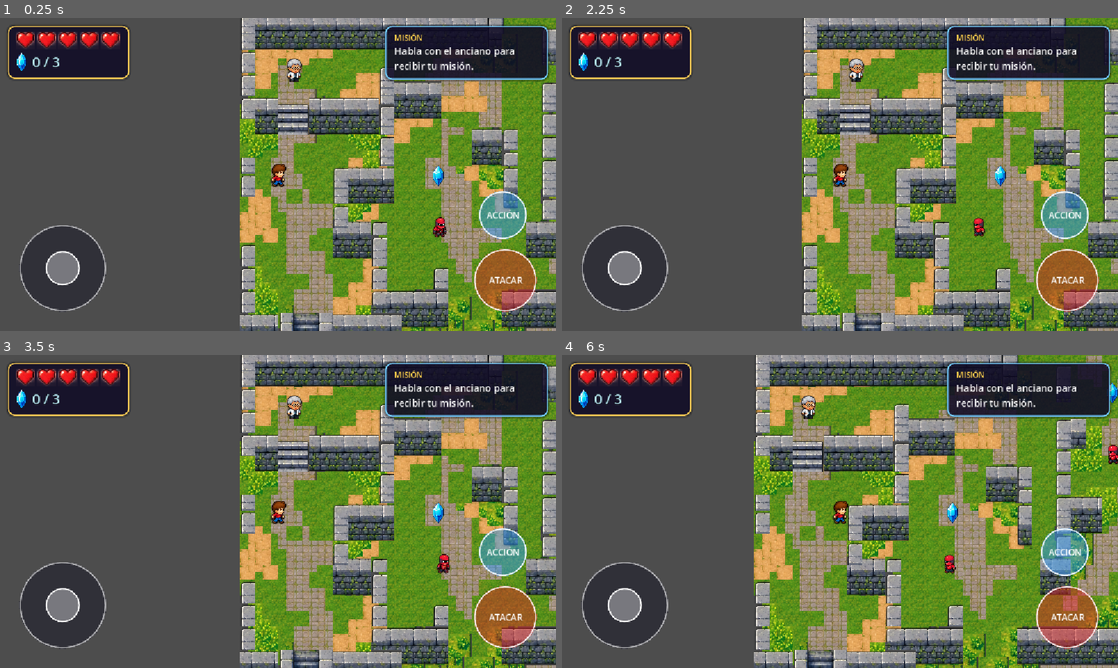
Above: before the commit, frames 1-4 (two rows, left to right).
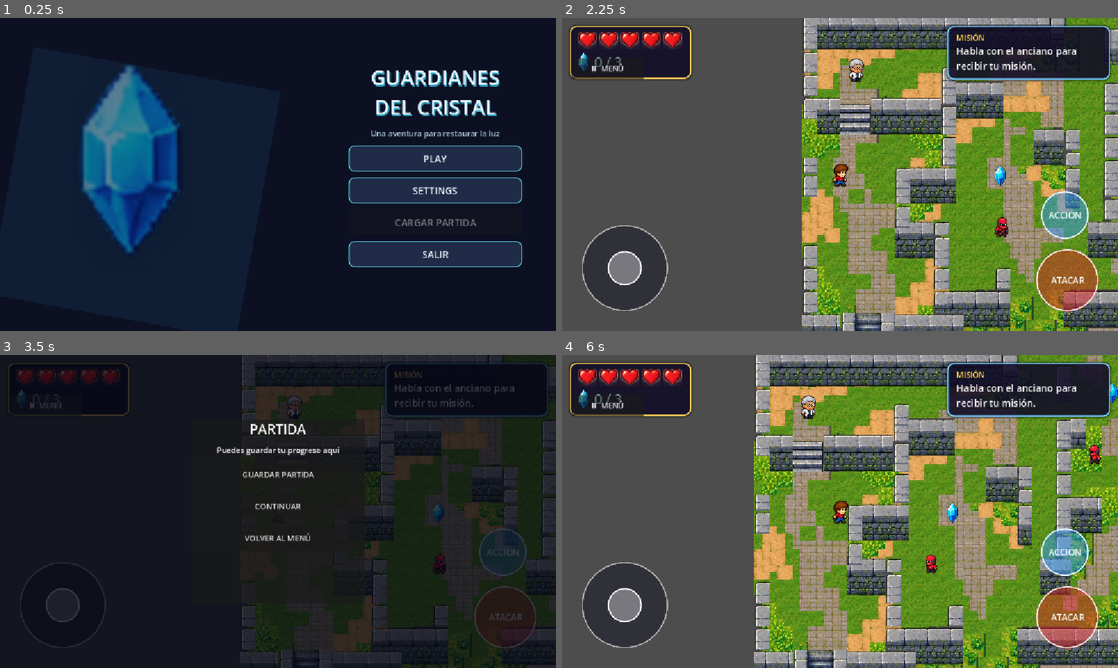
Above: after the commit, the same moments.

Repository: Lavb-p/UNIVERSIDAD-
Game: Godot game, scene res://scenes/menu.tscn
The game is run twice, just before and just after one commit, with the same random seed, the same clock (stepped at 60 frames per second) and the same inputs. Before the commit the project starts from res://scenes/main.tscn.
Inputs (mouse positions are in pixels of both pictures, inside the frame that each line leads up to):
- Up to frame 1 (0.25 s): no input
- Up to frame 2 (2.25 s): click (995, 190) at 0.5 s, where only the run after the commit has a clickable "SETTINGS"; click (995, 212) at 1.25 s, where only the run after the commit has a clickable "VOLVER"; click (995, 158) at 2 s, where only the run after the commit has a clickable "PLAY"
- Up to frame 3 (3.5 s): click (44, 405) at 2.75 s, where only the run after the commit has a clickable "Ⅱ MENÚ"
- Up to frame 4 (6 s): click (840, 473) at 3.5 s, where only the run after the commit has a clickable "GUARDAR PARTIDA"; click (840, 505) at 4.25 s, where only the run after the commit has a clickable "CONTINUAR"; move the mouse to (962, 495) at 5.02 s; hold D (move_right) 5.03-5.75 s; hold E (interact) 5.03-5.75 s; click (962, 495) at 5.17 s; drag from (728, 527) to (951, 511) at 5.77 s

The runs differ from the first frame. In frame 1, 93% of the frame differs, in the area x 0-100%, y 0-100%; in frame 2, 0.5%; in frame 3, 93%; in frame 4, 0.7%.

Commit message:
Esta deberia ser la version final del juego si falta algo es gg

Diff:
--- a/project.godot
+++ b/project.godot
@@ -11,9 +11,14 @@
 [application]
 
 config/name="Guardianes del cristal"
-run/main_scene="uid://bs3r2730ibpcy"
+run/main_scene="res://scenes/menu.tscn"
 config/features=PackedStringArray("4.7", "GL Compatibility")
 config/icon="res://icon.svg"
+
+[autoload]
+
+SaveManager="*res://scripts/save_manager.gd"
+AudioManager="*res://scripts/audio_manager.gd"
 
 [display]
 
--- /dev/null
+++ b/scenes/menu.tscn
@@ -0,0 +1,12 @@
+[gd_scene format=3]
+
+[ext_resource type="Script" path="res://scripts/menu.gd" id="1"]
+
+[node name="Menu" type="Control"]
+layout_mode = 3
+anchors_preset = 15
+anchor_right = 1.0
+anchor_bottom = 1.0
+grow_horizontal = 2
+grow_vertical = 2
+script = ExtResource("1")
--- /dev/null
+++ b/scripts/audio_manager.gd
@@ -0,0 +1,50 @@
+extends Node
+
+const MUSIC := preload("res://assets/audio/tema.wav")
+const PICKUP := preload("res://assets/audio/cristal.wav")
+const HIT := preload("res://assets/audio/golpe.wav")
+const DEATH := preload("res://assets/audio/muerte.wav")
+const COMPLETE := preload("res://assets/audio/mision.wav")
+const STEP := preload("res://assets/audio/paso.wav")
+var volume := 0.7
+var music_player: AudioStreamPlayer
+var _sfx_players: Array[AudioStreamPlayer] = []
+var _next_player := 0
+
+func _ready() -> void:
+	music_player = AudioStreamPlayer.new()
+	var music_stream := MUSIC.duplicate() as AudioStreamWAV
+	music_stream.loop_mode = AudioStreamWAV.LOOP_FORWARD
+	music_player.stream = music_stream
+	add_child(music_player)
+	for i in 8:
+		var player := AudioStreamPlayer.new()
+		add_child(player)
+		_sfx_players.append(player)
+	apply_volume()
+	music_player.play()
+
+func set_volume(value: float) -> void:
+	volume = clampf(value, 0.0, 1.0)
+	apply_volume()
+
+func apply_volume() -> void:
+	var db := linear_to_db(maxf(volume, 0.001))
+	if music_player:
+		music_player.volume_db = db - 5.0
+	for player in _sfx_players:
+		player.volume_db = db
+
+func play_sfx(kind: String) -> void:
+	var stream: AudioStream
+	match kind:
+		"pickup": stream = PICKUP
+		"hit": stream = HIT
+		"death": stream = DEATH
+		"complete": stream = COMPLETE
+		"step": stream = STEP
+		_: return
+	var player := _sfx_players[_next_player]
+	_next_player = (_next_player + 1) % _sfx_players.size()
+	player.stream = stream
+	player.play()
--- a/scripts/main.gd
+++ b/scripts/main.gd
@@ -6,9 +6,13 @@
 	COMPLETED
 }
 
-var mission_state: MissionState = MissionState.NOT_STARTED
+var mission_state: int = MissionState.NOT_STARTED
 var crystals_collected: int = 0
 var total_crystals: int = 0
+var pause_layer: CanvasLayer
+var _pause_backdrop: ColorRect
+var pause_panel: PanelContainer
+var save_status: Label
 
 ## Margen que se le suma a las paredes al generar la malla de navegación.
 ## Debe ser >= a la mitad del tamaño del guardia (su cápsula mide ~29 x 44 px
@@ -49,7 +53,9 @@
 	hud.update_health(player.health, player.max_health)
 
 	_update_hud()
+	_build_pause_menu()
 	setup_navigation()
+	_restore_pending_save()
 
 
 # ---------------------------------------------------------------------------
@@ -86,6 +92,7 @@
 	# La misión comienza cuando termina la primera conversación.
 	if mission_state == MissionState.NOT_STARTED:
 		start_mission()
+		_save_progress()
 
 
 func start_mission() -> void:
@@ -102,6 +109,8 @@
 func complete_mission() -> void:
 	mission_state = MissionState.COMPLETED
 	_update_hud()
+	AudioManager.play_sfx("complete")
+	_save_progress()
 
 	dialog_box.show_message(
 		"¡Misión cumplida! Recuperaste todos los cristales. Vuelve con el anciano.",
@@ -121,8 +130,10 @@
 		return
 
 	crystal.collect()
+	AudioManager.play_sfx("pickup")
 	crystals_collected += 1
 	_update_hud()
+	_save_progress()
 
 	if crystals_collected >= total_crystals:
 		complete_mission()
@@ -157,6 +168,10 @@
 # Jugador y diálogo
 # ---------------------------------------------------------------------------
 
+func _unhandled_input(event: InputEvent) -> void:
+	if event.is_action_pressed("pause") and not dialog_box.is_dialog_active:
+		_toggle_pause_menu()
+
 func _on_dialog_started() -> void:
 	player.input_enabled = false
 
@@ -173,6 +188,98 @@
 
 	await get_tree().create_timer(2.5).timeout
 	get_tree().reload_current_scene()
+
+
+
+
+func _build_pause_menu() -> void:
+	pause_layer = CanvasLayer.new()
+	pause_layer.process_mode = Node.PROCESS_MODE_ALWAYS
+	add_child(pause_layer)
+	var pause_button := Button.new()
+	pause_button.text = "Ⅱ  MENÚ"
+	pause_button.position = Vector2(20, 82)
+	pause_button.custom_minimum_size = Vector2(150, 44)
+	pause_button.pressed.connect(_toggle_pause_menu)
+	pause_layer.add_child(pause_button)
+	var backdrop := ColorRect.new()
+	backdrop.color = Color(0.015, 0.025, 0.07, 0.78)
+	backdrop.set_anchors_and_offsets_preset(Control.PRESET_FULL_RECT)
+	pause_layer.add_child(backdrop)
+	pause_panel = PanelContainer.new()
+	pause_panel.set_anchors_preset(Control.PRESET_CENTER)
+	pause_panel.position = Vector2(-180, -190)
+	pause_panel.size = Vector2(360, 380)
+	pause_layer.add_child(pause_panel)
+	var box := VBoxContainer.new()
+	box.add_theme_constant_override("separation", 12)
+	pause_panel.add_child(box)
+	var title := Label.new()
+	title.text = "PARTIDA"; title.horizontal_alignment = HORIZONTAL_ALIGNMENT_CENTER
+	title.add_theme_font_size_override("font_size", 28); box.add_child(title)
+	save_status = Label.new(); save_status.horizontal_alignment = HORIZONTAL_ALIGNMENT_CENTER; box.add_child(save_status)
+	_pause_button(box, "GUARDAR PARTIDA", _save_from_menu)
+	_pause_button(box, "CONTINUAR", _toggle_pause_menu)
+	_pause_button(box, "VOLVER AL MENÚ", _return_to_menu)
+	backdrop.gui_input.connect(_on_pause_backdrop_input)
+	pause_panel.visible = false
+	backdrop.visible = false
+	_pause_backdrop = backdrop
+
+func _pause_button(parent: VBoxContainer, caption: String, action: Callable) -> void:
+	var button := Button.new(); button.text = caption; button.custom_minimum_size = Vector2(300, 54); button.pressed.connect(action); parent.add_child(button)
+
+func _on_pause_backdrop_input(event: InputEvent) -> void:
+	if event is InputEventMouseButton and event.pressed:
+		_toggle_pause_menu()
+
+func _toggle_pause_menu() -> void:
+	var show_menu := not pause_panel.visible
+	pause_panel.visible = show_menu
+	_pause_backdrop.visible = show_menu
+	get_tree().paused = show_menu
+	pause_layer.process_mode = Node.PROCESS_MODE_ALWAYS
+	if show_menu: save_status.text = "Puedes guardar tu progreso aquí"
+
+func _save_from_menu() -> void:
+	var ok := _save_progress()
+	save_status.text = "Partida guardada" if ok else "No se pudo guardar"
+
+func _return_to_menu() -> void:
+	get_tree().paused = false
+	SaveManager.pending_save = {}
+	get_tree().change_scene_to_file("res://scenes/menu.tscn")
+
+func _save_progress() -> bool:
+	var remaining: Array[String] = []
+	for crystal in $crystals.get_children():
+		if not crystal.was_collected:
+			remaining.append(str(crystal.name))
+	var data := {
+		"player_position": [player.global_position.x, player.global_position.y],
+		"health": player.health,
+		"crystals_collected": crystals_collected,
+		"mission_state": int(mission_state),
+		"remaining_crystals": remaining
+	}
+	return SaveManager.save_game(data)
+
+func _restore_pending_save() -> void:
+	var data: Dictionary = SaveManager.pending_save
+	SaveManager.pending_save = {}
+	if data.is_empty(): return
+	var pos = data.get("player_position", [])
+	if pos is Array and pos.size() == 2: player.global_position = Vector2(float(pos[0]), float(pos[1]))
+	player.health = clampi(int(data.get("health", player.max_health)), 0, player.max_health)
+	player.health_changed.emit(player.health, player.max_health)
+	mission_state = clampi(int(data.get("mission_state", 0)), 0, MissionState.COMPLETED)
+	crystals_collected = clampi(int(data.get("crystals_collected", 0)), 0, total_crystals)
+	var remaining: Array = data.get("remaining_crystals", [])
+	for crystal in $crystals.get_children():
+		if not remaining.has(crystal.name): crystal.queue_free()
+	_update_hud()
+	await get_tree().process_frame
+	_update_hud()
 
 
 # ---------------------------------------------------------------------------
--- /dev/null
+++ b/scripts/menu.gd
@@ -0,0 +1,50 @@
+extends Control
+
+const GAME := "res://scenes/main.tscn"
+const CRYSTAL := preload("res://assets/items/crystal.png")
+var menu_box: VBoxContainer
+var settings_box: VBoxContainer
+var volume_label: Label
+
+func _ready() -> void:
+	_build()
+
+func _build() -> void:
+	var bg := ColorRect.new(); bg.color = Color("101329"); bg.set_anchors_and_offsets_preset(Control.PRESET_FULL_RECT); add_child(bg)
+	var glow := ColorRect.new(); glow.color = Color(0.1,0.32,0.48,0.35); glow.size = Vector2(520,520); glow.position = Vector2(70,60); glow.rotation = 0.18; add_child(glow)
+	var crystal := TextureRect.new(); crystal.texture=CRYSTAL; crystal.expand_mode=TextureRect.EXPAND_IGNORE_SIZE; crystal.stretch_mode=TextureRect.STRETCH_KEEP_ASPECT_CENTERED; crystal.size=Vector2(360,440); crystal.position=Vector2(90,80); crystal.modulate=Color(0.62,0.9,1,0.88); add_child(crystal)
+	var shade := ColorRect.new(); shade.color=Color(0.035,0.045,0.1,0.38); shade.set_anchors_and_offsets_preset(Control.PRESET_FULL_RECT); add_child(shade)
+	var layout := VBoxContainer.new(); layout.set_anchors_preset(Control.PRESET_CENTER_RIGHT); layout.position=Vector2(-430,-230); layout.size=Vector2(360,460); layout.add_theme_constant_override("separation",14); add_child(layout)
+	var title := Label.new(); title.text="GUARDIANES\nDEL CRISTAL"; title.horizontal_alignment=HORIZONTAL_ALIGNMENT_CENTER; title.add_theme_font_size_override("font_size",42); title.add_theme_color_override("font_color",Color("e8f5ff")); title.add_theme_color_override("font_shadow_color",Color("2b9dbb")); title.add_theme_constant_override("shadow_offset_x",2); title.add_theme_constant_override("shadow_offset_y",3); layout.add_child(title)
+	var subtitle := Label.new(); subtitle.text="Una aventura para restaurar la luz"; subtitle.horizontal_alignment=HORIZONTAL_ALIGNMENT_CENTER; subtitle.add_theme_font_size_override("font_size",16); subtitle.add_theme_color_override("font_color",Color("a9c9dc")); layout.add_child(subtitle)
+	menu_box=VBoxContainer.new(); menu_box.add_theme_constant_override("separation",12); layout.add_child(menu_box)
+	_add_button(menu_box,"PLAY",_play)
+	_add_button(menu_box,"SETTINGS",_show_settings)
+	var load_button := _add_button(menu_box,"CARGAR PARTIDA",_load)
+	load_button.disabled=not SaveManager.has_save()
+	_add_button(menu_box,"SALIR",_quit)
+	settings_box=VBoxContainer.new(); settings_box.visible=false; settings_box.add_theme_constant_override("separation",12); layout.add_child(settings_box)
+	var volume_title := Label.new(); volume_title.text="VOLUMEN DE SONIDO"; volume_title.horizontal_alignment=HORIZONTAL_ALIGNMENT_CENTER; volume_title.add_theme_color_override("font_color",Color("e8f5ff")); settings_box.add_child(volume_title)
+	var slider := HSlider.new(); slider.min_value=0; slider.max_value=100; slider.step=1; slider.value=AudioManager.volume*100; slider.custom_minimum_size=Vector2(330,32); slider.value_changed.connect(_on_volume_changed); settings_box.add_child(slider)
+	volume_label=Label.new(); volume_label.horizontal_alignment=HORIZONTAL_ALIGNMENT_CENTER; _on_volume_changed(slider.value); settings_box.add_child(volume_label)
+	_add_button(settings_box,"VOLVER",_show_main)
+
+func _add_button(parent: VBoxContainer, label: String, callback: Callable) -> Button:
+	var button := Button.new(); button.text=label; button.custom_minimum_size=Vector2(330,54); button.add_theme_font_size_override("font_size",20)
+	var normal := StyleBoxFlat.new(); normal.bg_color=Color("202b48"); normal.border_color=Color("5dc5d6"); normal.set_border_width_all(2); normal.set_corner_radius_all(12); normal.content_margin_top=8; normal.content_margin_bottom=8
+	var hover := normal.duplicate(); hover.bg_color=Color("2a4962")
+	button.add_theme_stylebox_override("normal",normal); button.add_theme_stylebox_override("hover",hover); button.add_theme_stylebox_override("pressed",hover); button.add_theme_color_override("font_color",Color("f2f7ff")); button.pressed.connect(callback); parent.add_child(button); return button
+
+func _on_volume_changed(value: float) -> void:
+	AudioManager.set_volume(value/100.0)
+	if volume_label: volume_label.text="%d%%" % int(value)
+func _show_settings() -> void:
+	menu_box.visible=false; settings_box.visible=true
+func _show_main() -> void:
+	settings_box.visible=false; menu_box.visible=true
+func _play() -> void:
+	SaveManager.pending_save={}; get_tree().change_scene_to_file(GAME)
+func _load() -> void:
+	if SaveManager.request_load(): get_tree().change_scene_to_file(GAME)
+func _quit() -> void:
+	get_tree().quit()
--- a/scripts/player.gd
+++ b/scripts/player.gd
@@ -18,6 +18,7 @@
 var input_enabled: bool = true
 
 var attack_timer: float = 0.0
+var footstep_timer: float = 0.0
 var _attack_fx: float = -1.0  # progreso del efecto visual (0 a 1), -1 = oculto
 
 func _ready() -> void:
@@ -41,6 +42,13 @@
 
 	velocity = direction * speed
 	move_and_slide()
+	if velocity.length() > 10.0:
+		footstep_timer -= delta
+		if footstep_timer <= 0.0:
+			AudioManager.play_sfx("step")
+			footstep_timer = 0.34
+	else:
+		footstep_timer = 0.0
 
 # Llega tanto de la tecla (Espacio) como del botón ATACAR del joystick.
 func _unhandled_input(event: InputEvent) -> void:
@@ -68,11 +76,13 @@
 		return
 
 	health = maxi(health - amount, 0)
+	AudioManager.play_sfx("hit")
 	health_changed.emit(health, max_health)
 	_flash_damage()
 
 	if health == 0:
 		is_dead = true
+		AudioManager.play_sfx("death")
 		died.emit()
 
 func _flash_damage() -> void:
--- /dev/null
+++ b/scripts/save_manager.gd
@@ -0,0 +1,28 @@
+extends Node
+
+const SAVE_PATH := "user://guardianes_save.json"
+var pending_save: Dictionary = {}
+
+func has_save() -> bool:
+	return FileAccess.file_exists(SAVE_PATH)
+
+func save_game(data: Dictionary) -> bool:
+	var file := FileAccess.open(SAVE_PATH, FileAccess.WRITE)
+	if file == null:
+		push_warning("No se pudo guardar la partida.")
+		return false
+	file.store_string(JSON.stringify(data))
+	return true
+
+func load_game() -> Dictionary:
+	if not has_save():
+		return {}
+	var file := FileAccess.open(SAVE_PATH, FileAccess.READ)
+	if file == null:
+		return {}
+	var parsed = JSON.parse_string(file.get_as_text())
+	return parsed if parsed is Dictionary else {}
+
+func request_load() -> bool:
+	pending_save = load_game()
+	return not pending_save.is_empty()
Not shown, added: assets/audio/cristal.wav
Not shown, added: assets/audio/golpe.wav
Not shown, added: assets/audio/mision.wav
Not shown, added: assets/audio/muerte.wav
Not shown, added: assets/audio/paso.wav
Not shown, added: assets/audio/tema.wav
